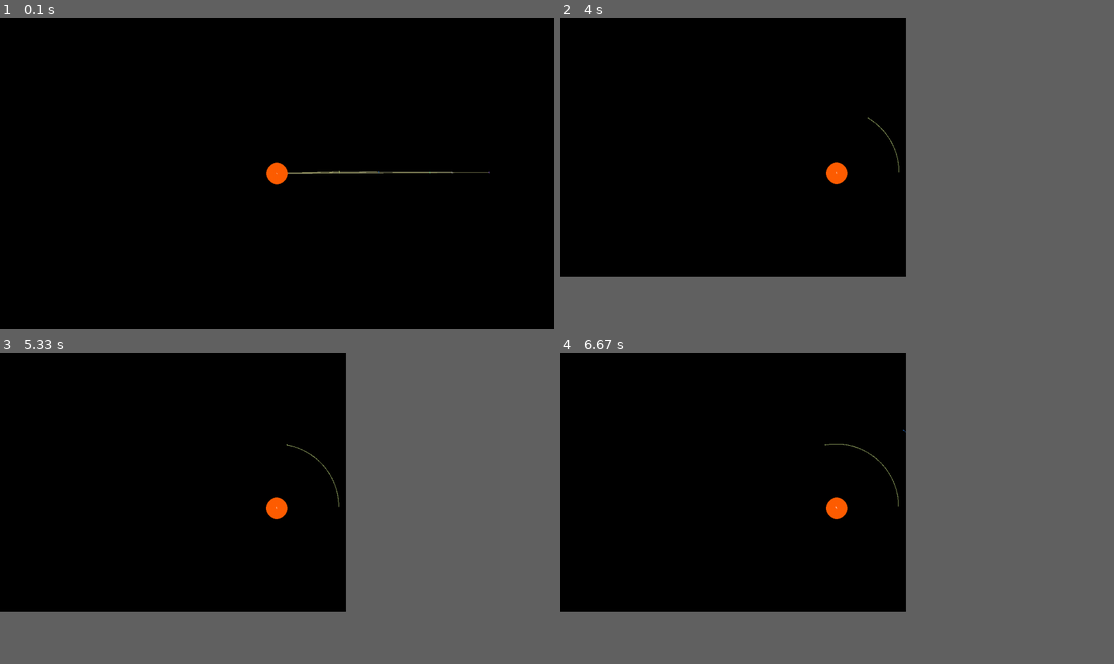
Above: before the commit, frames 1-4 (two rows, left to right).
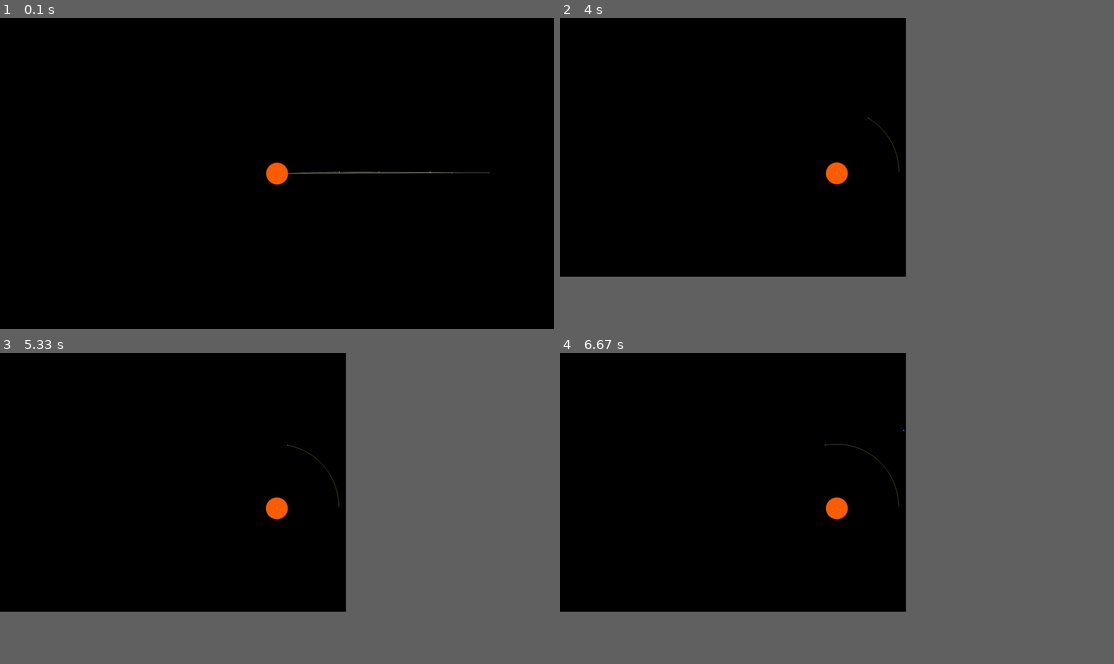
Above: after the commit, the same moments.

Repository: marwan404/pygame-OM
Game: pygame game, started from main.py
Same seed, same stepped clock (60 frames per second), same inputs: the game is played once before the commit and once after it.
Inputs:
- Up to frame 1 (0.1 s): type "1 (at the terminal prompt)" at 0 s; type "1 (at the terminal prompt)" at 0 s
- Up to frame 2 (4 s): tap one key every 0.33 s from 0.33 s: 1 , . F
- Up to frame 3 (5.33 s): no input
- Up to frame 4 (6.67 s): no input

The runs differ from the first frame. In frame 1, 0.2% of the frame differs, in the area x 48-89%, y 46-54%; in frame 2, less than 0.1%; in frame 3, less than 0.1%; in frame 4, less than 0.1%.

Commit message:
rendering optimizations

Diff:
--- a/main.py
+++ b/main.py
@@ -1,6 +1,7 @@
 # contains the main game loop
 
 import pygame
+import pygame.gfxdraw
 import random
 import math
 from body import Body
@@ -19,6 +20,9 @@
 
 W = pygame.display.Info().current_w
 H = pygame.display.Info().current_h
+
+scale = 2
+render_surface = pygame.Surface((W * scale, H * scale))
 
 STAR_COLORS = [
     (255, 94, 0),
@@ -97,8 +101,20 @@
 
 def draw_trail(b, Star_ref):
     if len(b.points) > 1:
-        screen_pts = [b.translate_coords(p[0], p[1], mpp, W, H, Star_ref) for p in b.points]
-        pygame.draw.lines(screen, b.color if b != Star else "white", False, screen_pts)
+        screen_pts = [
+            b.translate_coords(p[0], p[1], mpp, W, H, Star_ref)
+            for p in b.points
+        ]
+
+        # scale points
+        screen_pts = [(x * scale, y * scale) for (x, y) in screen_pts]
+
+        pygame.draw.aalines(
+            render_surface,
+            b.color if b != Star else "white",
+            False,
+            screen_pts
+        )
 
 def get_barycenter(bodies):
     total_mass = 0
@@ -117,17 +133,25 @@
 def draw_debug():
     bx_w, by_w = get_barycenter(bodies)
     bx_s, by_s = Star.translate_coords(bx_w, by_w, mpp, W, H, Star)
-    pygame.draw.circle(screen, "yellow", (int(bx_s), int(by_s)), 4)
+
+    bx_s *= scale
+    by_s *= scale
+
+    pygame.gfxdraw.filled_circle(render_surface, int(bx_s), int(by_s), 4 * scale, (255, 255, 0))
+    pygame.gfxdraw.aacircle(render_surface, int(bx_s), int(by_s), 4 * scale, (255, 255, 0))
 
     for i, body_a in enumerate(bodies):
         pos_a = body_a.translatePoint(mpp, W, H, Star)
+        pos_a = (pos_a[0] * scale, pos_a[1] * scale)
+
         # Line to barycenter
-        pygame.draw.line(screen, (150, 150, 100), (bx_s, by_s), pos_a, 1)
-
-        # Line to other bodies (only once per pair)
+        pygame.draw.aaline(render_surface, (150, 150, 100), (bx_s, by_s), pos_a)
+
         for body_b in bodies[i+1:]:
             pos_b = body_b.translatePoint(mpp, W, H, Star)
-            pygame.draw.line(screen, (100, 100, 80), pos_a, pos_b, 1)
+            pos_b = (pos_b[0] * scale, pos_b[1] * scale)
+
+            pygame.draw.aaline(render_surface, (100, 100, 80), pos_a, pos_b)
 
 # b4 gameloop prep
 mode = int(input("type 1 for euler and type 2 for verlet: "))
@@ -147,9 +171,6 @@
 pygame.display.set_icon(icon)
 pygame.display.set_caption("orbital simulation")
 
-if debug == 1 and len(bodies) > 0:
-    draw_debug()
-
 while running:
     for event in pygame.event.get():
         if event.type == pygame.QUIT:
@@ -157,6 +178,7 @@
 
         if event.type == pygame.VIDEORESIZE:
             W, H = pygame.display.get_surface().get_size()
+            render_surface = pygame.Surface((W * scale, H * scale))
         if event.type == pygame.KEYDOWN:
             # Time warp
             if event.key == pygame.K_COMMA:
@@ -187,7 +209,7 @@
     for _ in range(sub):
         sim.step(bodies, dt / sub)
 
-    screen.fill("black")
+    render_surface.fill("black")
 
     # 2. Update survivors
     bodies = sim.resolve_collisions(bodies)
@@ -200,17 +222,23 @@
     for b in bodies:
         sx, sy = b.translatePoint(mpp, W, H, Star)
 
-        # Proper on-screen check (adds a 100px buffer so large planets don't pop out)
-        if -100 <= sx <= W + 100 and -100 <= sy <= H + 100:
-
-            # Prevent Pygame crash if zooming out makes radius < 1
-            drawn_radius = max(1, int(b.translateRadius(mpp)))
-            pygame.draw.circle(screen, b.color, (sx, sy), drawn_radius)
+        # scale position
+        sx *= scale
+        sy *= scale
+
+        if -100*scale <= sx <= W*scale + 100*scale and -100*scale <= sy <= H*scale + 100*scale:
+
+            drawn_radius = max(1, int(b.translateRadius(mpp) * scale))
+
+            pygame.gfxdraw.filled_circle(render_surface, int(sx), int(sy), drawn_radius, b.color)
+            pygame.gfxdraw.aacircle(render_surface, int(sx), int(sy), drawn_radius, b.color)
 
         # Update trails regardless of screen position so they don't break when off-screen
         b.update_trail()
         draw_trail(b, Star)
 
+    smooth = pygame.transform.smoothscale(render_surface, (W, H))
+    screen.blit(smooth, (0, 0))
     pygame.display.flip()
     clock.tick(60)
 
